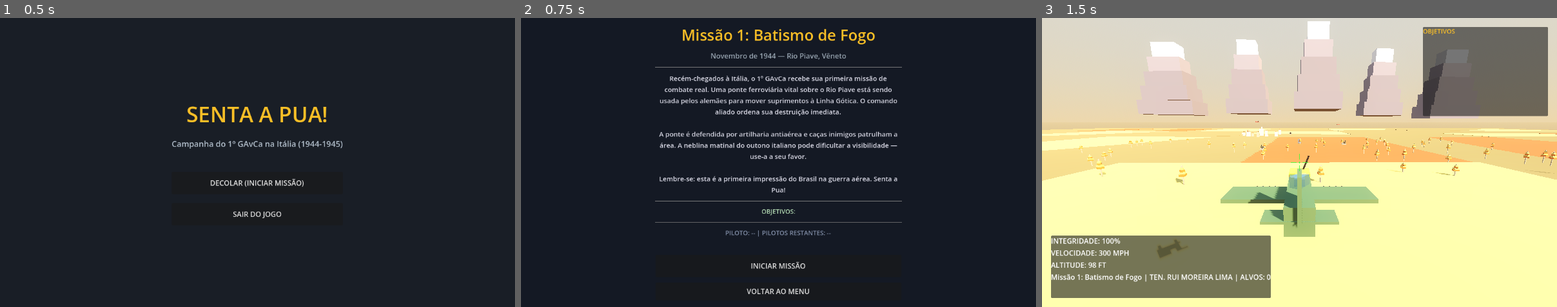
Above: before the commit, frames 1-3 (left to right).
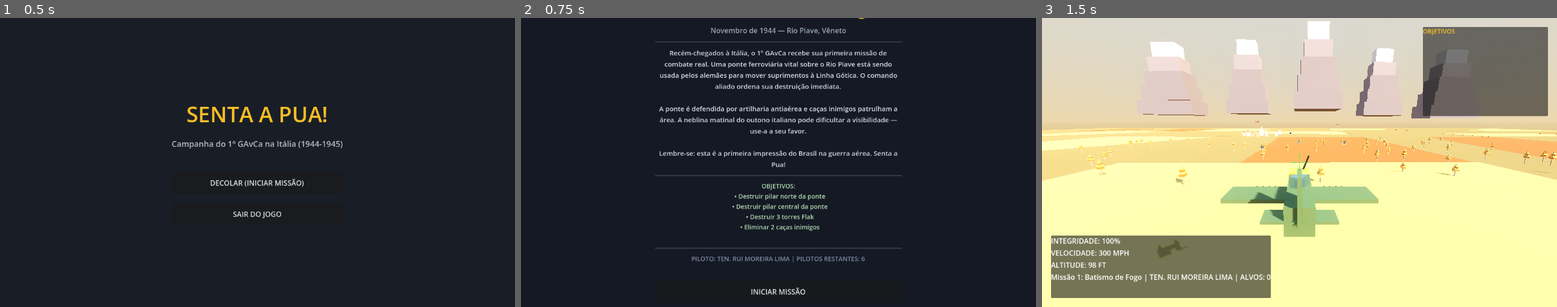
Above: after the commit, the same moments.

Repository: JonRoosevelt/senta-a-pua
Game: Godot game, scene res://scenes/menu.tscn
Same seed, same stepped clock (60 frames per second), same inputs: the game is played once before the commit and once after it.
Inputs:
- Up to frame 1 (0.5 s): no input
- Up to frame 2 (0.75 s): click "DECOLAR (INICIAR MISSÃO)" at 0.5 s
- Up to frame 3 (1.5 s): click "INICIAR MISSÃO" at 1.25 s

Frame 1 is identical in both runs. In frame 2, 8.7% of the frame differs, in the area x 26-74%, y 0-96%; in frame 3, nothing differs.
Error before the commit: Invalid operands 'String' and 'Dictionary' in operator '+'. (res://scripts/briefing_screen.gd:19)
Error after the commit: Cannot call method 'get_children' on a null value. (res://scripts/objective_hud.gd:20)

Commit message:
fix: briefing screen now reads objective dictionaries correctly
- briefing_screen.gd: iterate obj['label'] instead of concatenating dict
- Old code tried to do 'string' + Dictionary which crashed

Diff:
--- a/scripts/briefing_screen.gd
+++ b/scripts/briefing_screen.gd
@@ -15,8 +15,8 @@
 
 	# Build objectives list
 	var objective_text = "OBJETIVOS:\n"
-	for i in range(mission["objectives"].size()):
-		objective_text += "  • " + mission["objectives"][i] + "\n"
+	for obj in mission["objectives"]:
+		objective_text += "  • " + obj["label"] + "\n"
 	objectives_label.text = objective_text
 
 	pilot_label.text = "PILOTO: " + GameManager.get_current_pilot().to_upper() + \
Not shown, added: scripts/bridge_segment.gd.uid
Not shown, added: scripts/mission_piave.gd.uid
Not shown, added: scripts/objective_hud.gd.uid
